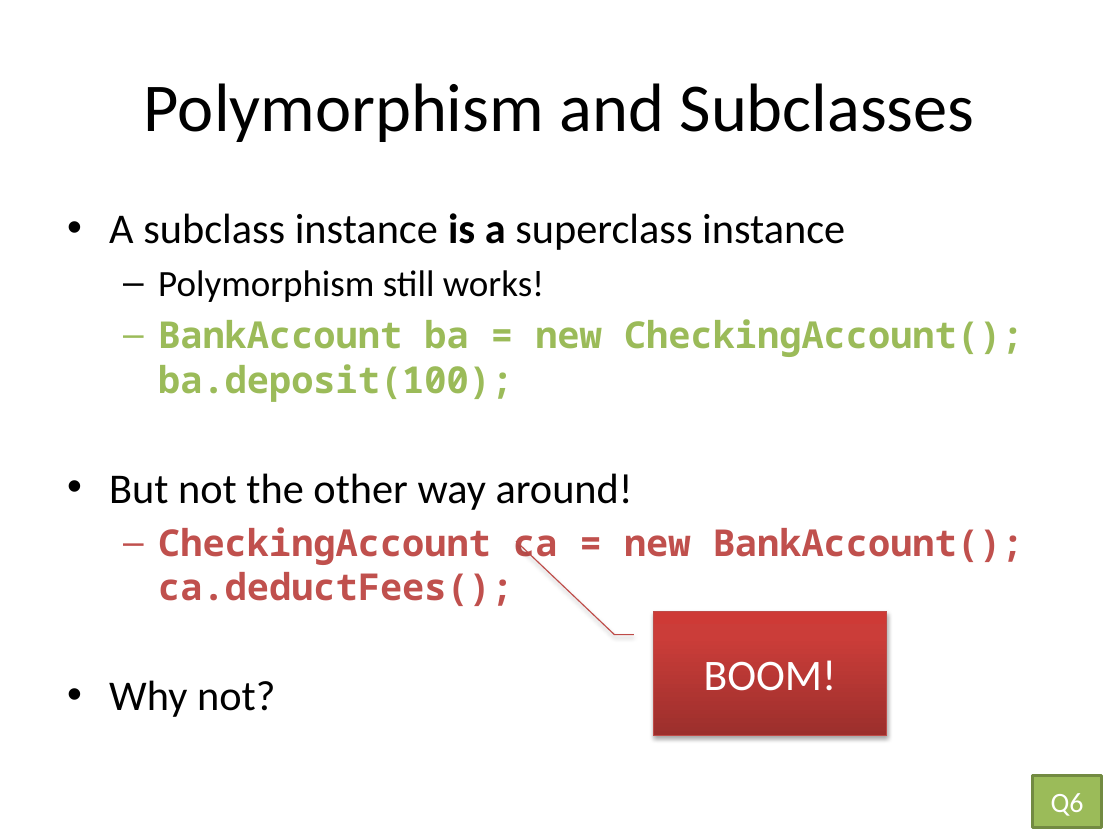
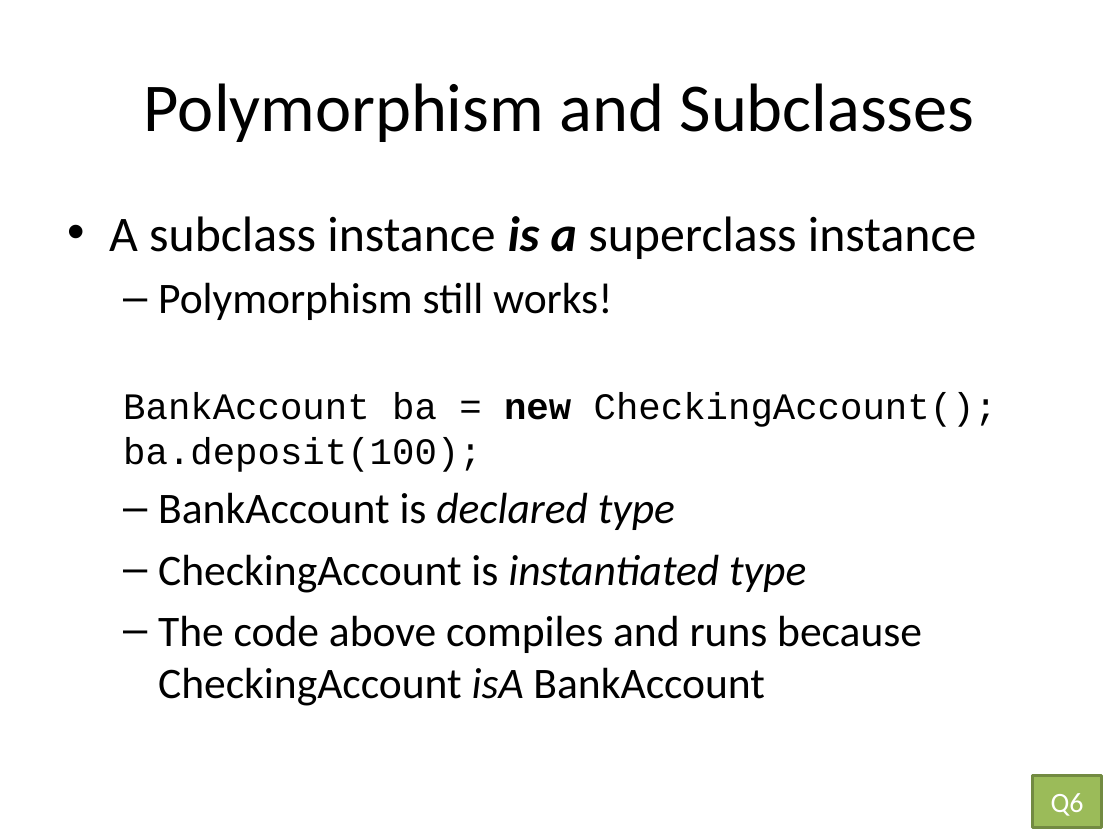
Before and after one commit to RHIT-CSSE/csse220, a slide deck: slide 15 of ClassMaterials/Inheritance/Slides/Inheritance.pptx (slide 14 before the commit). Drawn at 1120x840 pixels with LibreOffice and Linux fonts; fonts in the diff are those of the drawing. Boxes give left, top, right and bottom in pixels: in the first picture for what was removed or moved away, otherwise in the second. Text is boxed around its words. In the diff, an @@ line names an element or a change of style, - is before the commit and + after.

```diff
--- a/ClassMaterials/Inheritance/Slides/Inheritance.pptx
+++ b/ClassMaterials/Inheritance/Slides/Inheritance.pptx
@@ text at (x1=109, y1=216, x2=997, y2=472): size 27.2 to 32 pt in "A subclass instance is a superclass instance"; italic on in "is a"; size 23.8 to 28 pt in "Polymorphism still works!"; size 23.8 to 24 pt, font Noto Sans Mono to Courier New, text colour #9BBB59 to #000000 in "BankAccount ba = new CheckingAccount(); ba.deposit(100);"; bold off in "BankAccount ba = CheckingAccount(); ba.deposit(100);"; bullet – to none @@
@@ text at (x1=158, y1=492, x2=922, y2=706): text changed; size 23.8 to 28 pt; font Noto Sans Mono to Calibri; text colour #C0504D to #000000; bold off @@
-• But not the other way around!
-  – CheckingAccount ca = new BankAccount();
-    ca.deductFees();
-• Why not?
+  – BankAccount is declared type
+  – CheckingAccount is instantiated type
+  – The code above compiles and runs because
+    CheckingAccount isA BankAccount
@@ border callout removed at (x1=653, y1=612, x2=886, y2=736) @@
-BOOM!
```
Also in this commit, not shown: 9 other slides changed, 2 slides added.
